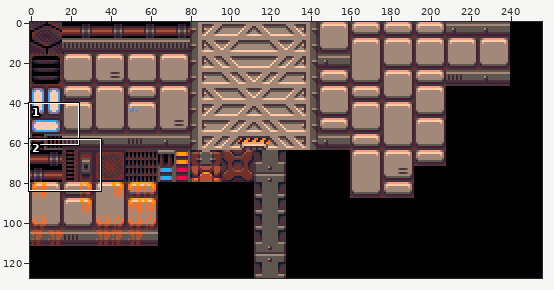
Two states of a sprite sheet, graphics/TILES.png. Above, an overview of the earlier version with the close-up marked.
Close-up. Before:
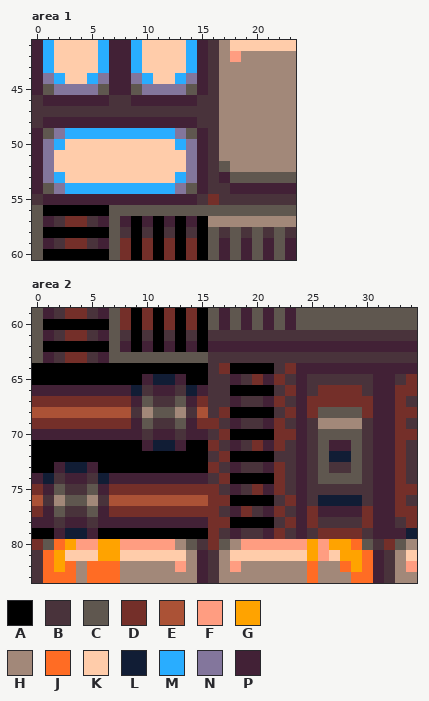
The file is 256x128 pixels. Shown: area 1: x 0..23, y 41..60; area 2: x 0..34, y 59..83. The commit also changed other parts of the picture, which this record leaves out.
Palette (. is transparent): A #000000  B #49333b  C #5f574f  D #742f29  E #ab5236  F #ff9d81  G #ffa300  H #a28879  J #ff6c24  K #ffccaa  L #111d35  M #29adff  N #83769c  P #422136
Pixels before, area 1, first column x 0:
41 PMKKKKMPPMKKKKMPBHKKKKKK
42 PMKKKKMPPMKKKKMPBHFHHHHH
43 PMKKKKMPPMKKKKMPBHHHHHHH
44 PNMKKMNPPNMKKMNPBHHHHHHH
45 PCNNNNCPPCNNNNCPBHHHHHHH
46 BPPPPPPBBPPPPPPBBHHHHHHH
47 BBBBBBBBBBBBBBBBBHHHHHHH
48 BPPPPPPPPPPPPPPBBHHHHHHH
49 PCNMMMMMMMMMMNCPBHHHHHHH
50 PNMKKKKKKKKKKMNPBHHHHHHH
51 PNKKKKKKKKKKKKNPBHHHHHHH
52 PNKKKKKKKKKKKKNPBCHHHHHH
53 PNMKKKKKKKKKKMNPBPCCCCCC
54 PCNMMMMMMMMMMNCPBBPPPPPP
55 BPPPPPPPPPPPPPPBDBBBBBBB
56 CAAAAAACCCCCCCCCCCCCCCCC
57 CPBDDBPCPAPAPAPAHHHHHHHH
58 CAAAAAACBABABABACBCBCBCB
59 CPBDDBPCDADADADACPCPCPCP
60 CAAAAAACDADADADACPCPCPCP
Pixels before, area 2, first column x 0:
59 CPBDDBPCDADADADACPCPCPCPCCCCCCCCCCC
60 CAAAAAACDADADADACPCPCPCPCCCCCCCCCCC
61 CPBDDBPCBABABABABBBBBBBBBBBBBBBBBBB
62 CAAAAAACPAPAPAPAPPPPPPPPPPPPPPPPPPP
63 CPBDDBPCCCCCCCCCBBBBBBBBBBBBBBBBBBB
64 AAAAAAAAAAAAAAAABDAAAABDPPPPPPPPPPP
65 AAAAAAAAAAPLLPAABBPBDPDBPBBBBBBPPBD
66 PPPPPPPPPLBPPBLPBBAAAABDPBDDDDBPPDD
67 DDDDDDDDDPCBBCPDBBPBBPDBPDDDDDDPPDB
68 EEEEEEEEEBHCCHBEBDAAAABDPDCCCCDPPDD
69 DDDDDDDDDPCBBCPDDBPBBPDBPBHHHHBPPDB
70 PPPPPPPPPPBPPBPPBDAAAADDPBCCCCBPPDD
71 AAAAAAAAAAPLLPAADBPBDPDBPBCPPCBPPDB
72 AAAAAAAAAAAAAAAABDAAAABBPBCLLCBPPDB
73 AAPLLPAAAAAAAAAADBPBBPDBPBCBBCBPPDB
74 PLBPPBLPPPPPPPPPBDAAAADBPBCCCCBPPDB
75 DPCBBCPDDDDDDDDDDBPBDPDBPBBBBBBPPDD
76 EBHCCHBEEEEEEEEEDDAAAABDPBLLLLBPPDB
77 DPCBBCPDDDDDDDDDDBPDBPDBPDPPPPDPPDD
78 PPBPPBPPPPPPPPPPDDAAAABDPDBBBBDPPBD
79 AAPLLPAAAAAAAAAADBPBBPDBPBDDDDBPPPL
80 DCJGFFGGFFFFFHCBDCHFFFFFFGFGGJCBDCH
81 BJGKKKGGKKKKKKHPBHKKKKKKKGFKGGJPBHK
82 BJGJHJJJHHHHHFHPBHFHHHHHHJHHJGJPBHF
83 BJJJHJJJHHHHHHHPBHHHHHHHHJHHHJJPBHH
After the commit:
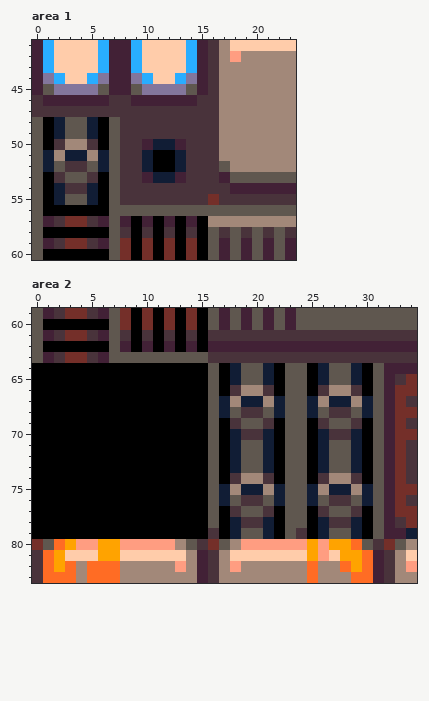
What changed:
Changed rows in their new state; - is an unchanged pixel.
Area 1:
first column x 0:
48 CALCCLACBBBBBBB-
49 CALCCLACBBBBBBBB
50 CABHHBACBBPLLPBB
51 CLHLLHLCBBLAALBB
52 CLCBBCLCBBLAALBB
53 CABCCBACBBPLLPBB
54 CALBBLACBBBBBBBB
55 CALCCLACBBBBBBB-
Area 2:
first column x 0:
64 ----------------CALCCLACCALCCLAC
65 ----------AAAA--CALCCLACCALCCLAC
66 AAAAAAAAAAAAAAAACABHHBACCABHHBAC
67 AAAAAAAAAAAAAAAACLHLLHLCCLHLLHLC
68 AAAAAAAAAAAAAAAACLCBBCLCCL-BB-LC
69 AAAAAAAAAAAAAAAACABCCBACCABCCBAC
70 AAAAAAAAAAAAAAAACALBBLACCALBBLAC
71 ----------AAAA--CALCCLACCALCCLAC
72 ----------------CALCCLACCALCCLAC
73 --AAAA----------CALCCLACCALCCLAC
74 AAAAAAAAAAAAAAAACABHHBACCABHHBAC
75 AAAAAAAAAAAAAAAACLHLLHLCCLHLLHLC
76 AAAAAAAAAAAAAAAACLCBBCLCCLCBBCLC
77 AAAAAAAAAAAAAAAACABCCBACCABCCBAC
78 AAAAAAAAAAAAAAAACALBBLACCAL--LAC
79 --AAAA----------BALCCLACBALCCLAC
Changed places in both close-ups, as pixel boxes (x1, y1, x2, y2):
changed: (32, 117, 208, 205)
changed: (32, 363, 384, 539)
